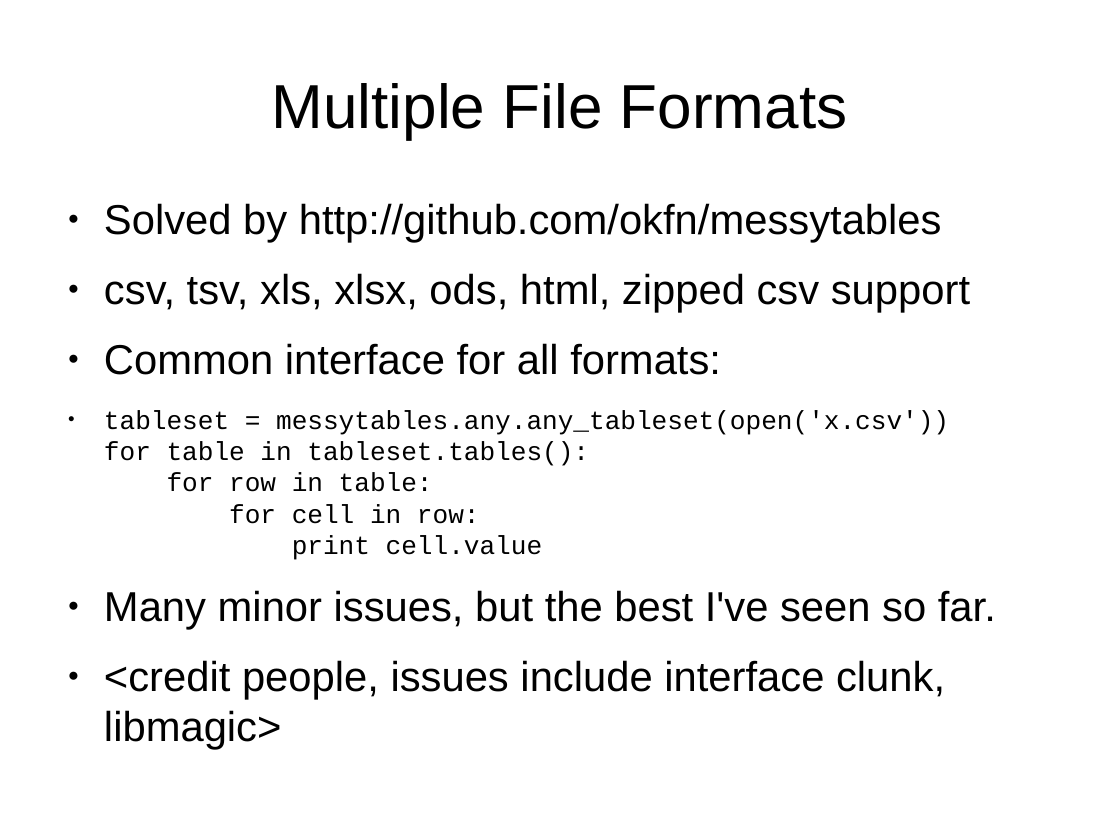
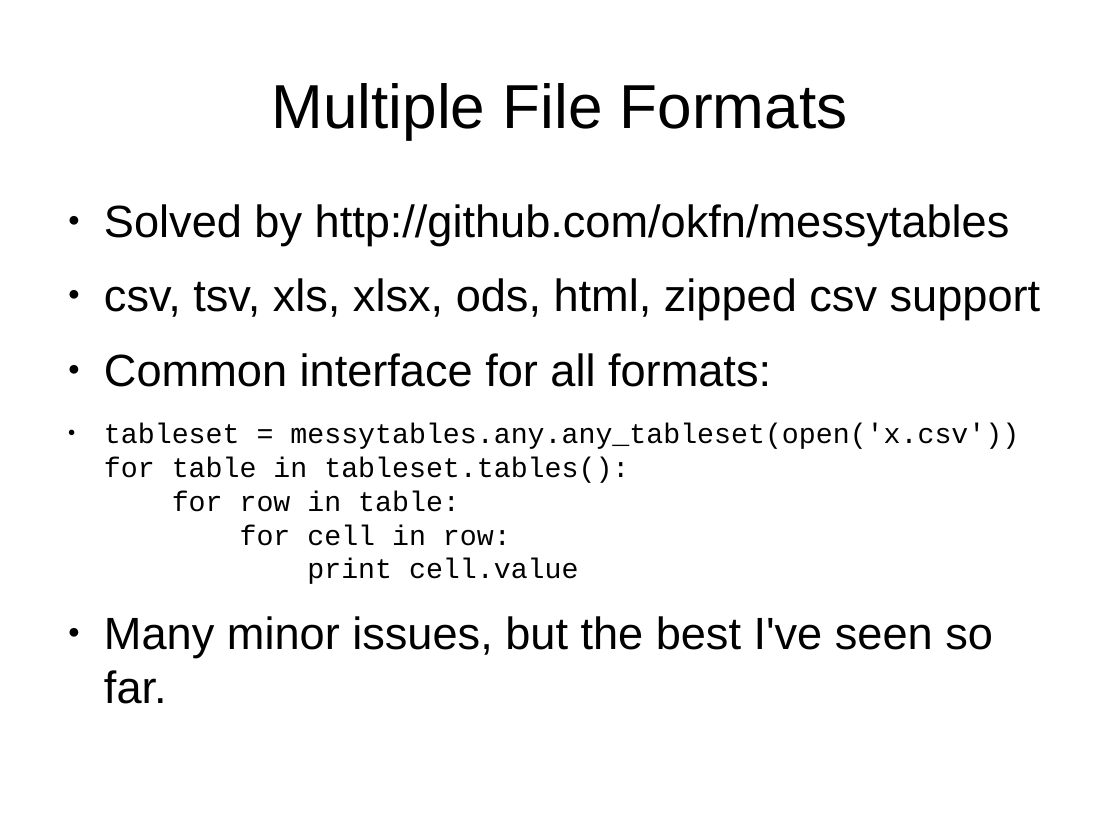
Before and after one commit to sensiblecodeio/xypath, a slide deck: slide 8 of presentation.odp (slide 7 before the commit). Drawn at 1120x840 pixels with LibreOffice and Linux fonts; fonts in the diff are those of the drawing. Boxes give left, top, right and bottom in pixels: in the first picture for what was removed or moved away, otherwise in the second. Text is boxed around its words. In the diff, an @@ line names an element or a change of style, - is before the commit and + after.

```diff
--- a/presentation.odp
+++ b/presentation.odp
@@ text "Solved by http://github.com/okfn/messytables" at (104,204,1041,658): size 29.6 to 32 pt in "Solved by http://github.com/okfn/messytables", "csv, tsv, xls, xlsx, ods, html, zipped ...", "Common interface for all formats:", "Many minor issues, but the best I've ..."; size 18.5 to 20 pt in "tableset = messytables.any.any_tableset(open('x.csv')) for t ..." @@
@@ text at (104,660,945,700): paragraph removed @@
-● <credit people, issues include interface clunk, libmagic>
```
Also in this commit, not shown: 1 other slide changed, 9 slides added, 4 slides removed.
